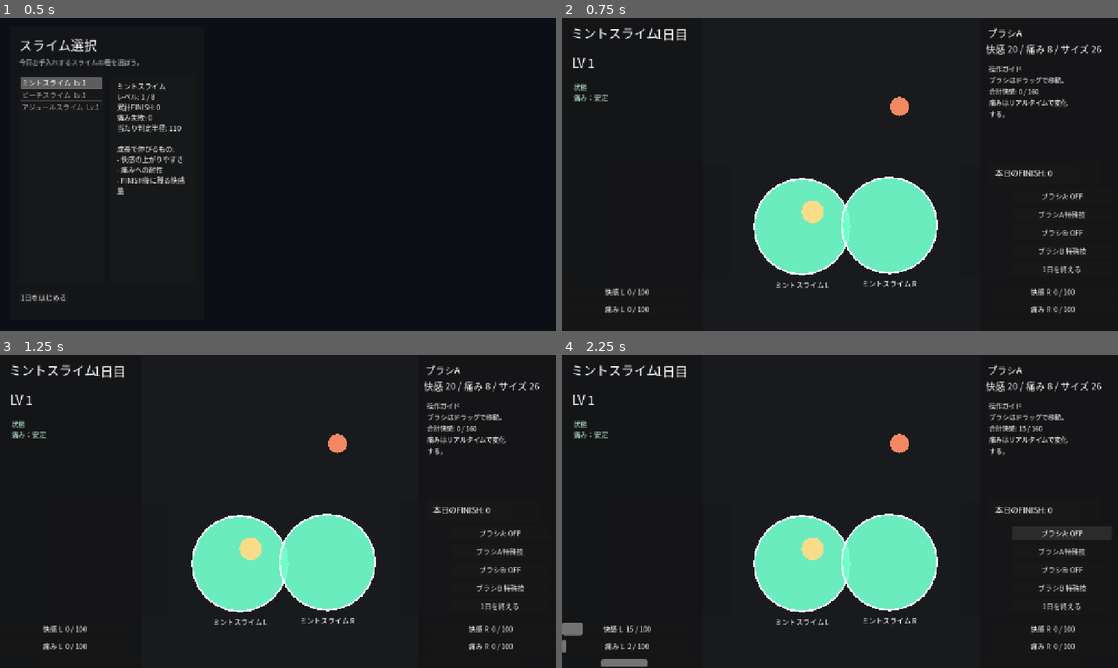
Above: before the commit, frames 1-4 (two rows, left to right).
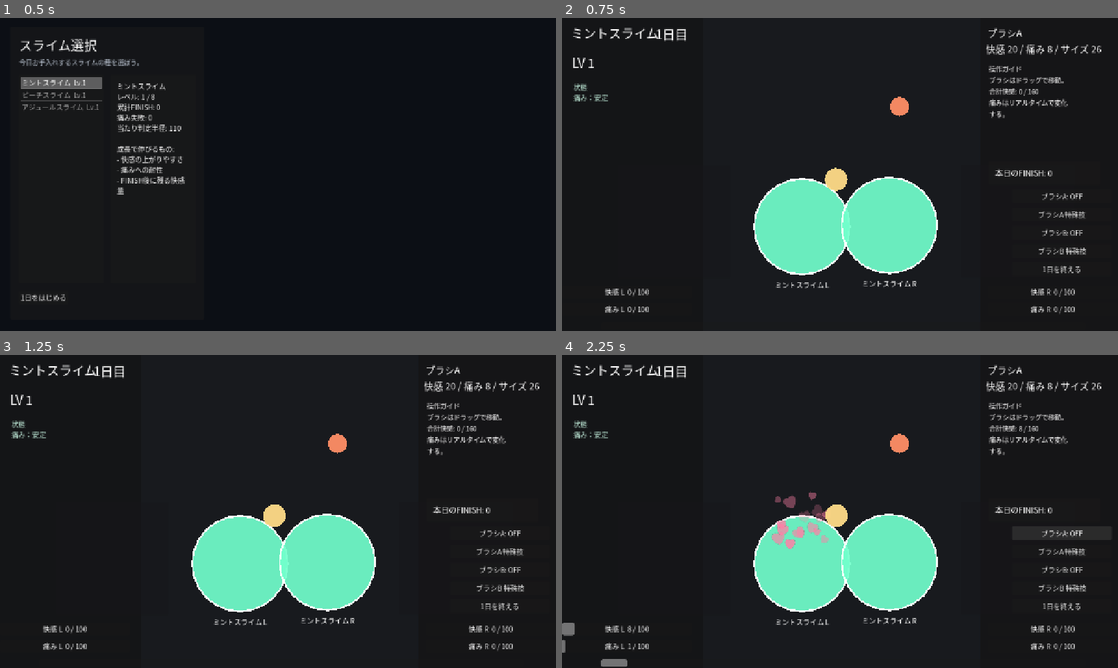
Above: after the commit, the same moments.

Repository: ankored33/slime
Game: Godot game, scene res://scenes/main.tscn
The game is run twice, just before and just after one commit, with the same random seed, the same clock (stepped at 60 frames per second) and the same inputs.
Inputs:
- Up to frame 1 (0.5 s): no input
- Up to frame 2 (0.75 s): click "1日をはじめる" at 0.5 s
- Up to frame 3 (1.25 s): no input
- Up to frame 4 (2.25 s): click "ブラシA: OFF" at 1.25 s; click "ブラシA: ON" at 2 s

Frame 1 is identical in both runs. In frame 2, 0.5% of the frame differs, in the area x 43-52%, y 47-66%; in frame 3, 0.5%; in frame 4, 1.4%, in the area x 0-87%, y 22-100%.

Commit message:
Add heart particles on pleasure contact and brush-slime push-out
- FxTextures.heart() generates a 32x32 heart ImageTexture at startup
  (implicit heart curve, 2x2 supersampled) as placeholder art.
- Each slime gets a runtime CPUParticles2D emitter: hearts rise while
  an active brush touches the slime and its polish exceeds its pain;
  emitters stop on day reset and day end.
- Brushes now collide with slimes: they can sink into the squished
  hit radius but are pushed out to the surface, so the springy hitbox
  is physically tangible instead of pass-through.

Co-Authored-By: Claude Fable 5 <noreply@anthropic.com>

Diff:
--- /dev/null
+++ b/godot/scripts/fx_textures.gd
@@ -0,0 +1,26 @@
+class_name FxTextures
+extends RefCounted
+
+## Runtime-generated placeholder textures. Swap for real art later by
+## assigning a texture in the consuming node instead.
+
+static func heart(size: int = 32) -> ImageTexture:
+	var img := Image.create(size, size, false, Image.FORMAT_RGBA8)
+	for py in range(size):
+		for px in range(size):
+			var inside := 0
+			for sy in range(2):
+				for sx in range(2):
+					var u := (float(px) + 0.25 + 0.5 * float(sx)) / float(size)
+					var v := (float(py) + 0.25 + 0.5 * float(sy)) / float(size)
+					var x := (u - 0.5) * 2.9
+					var y := (0.5 - v) * 2.9 + 0.15
+					if _heart_inside(x, y):
+						inside += 1
+			if inside > 0:
+				img.set_pixel(px, py, Color(1.0, 1.0, 1.0, float(inside) / 4.0))
+	return ImageTexture.create_from_image(img)
+
+static func _heart_inside(x: float, y: float) -> bool:
+	var a := x * x + y * y - 1.0
+	return a * a * a - x * x * y * y * y <= 0.0
--- a/godot/scripts/game_screen.gd
+++ b/godot/scripts/game_screen.gd
@@ -117,6 +117,7 @@
 	_update_slime_squish(delta)
 	_resolve_brush_overlaps()
 	_apply_wall_push_out()
+	_apply_slime_push_out()
 	_check_finish()
 	_check_failure()
 	_update_gauges()
@@ -154,6 +155,7 @@
 		brush.special_time_left = 0.0
 	for slime: SlimeTarget in get_tree().get_nodes_in_group("slime_targets"):
 		slime.reset_pressure()
+		slime.set_hearts_active(false)
 	_update_gauges()
 	_update_brush_controls()
 	_refresh_debug_text()
@@ -186,10 +188,16 @@
 	# Pressure depth uses the base radius so the spring has a stable input.
 	for slime: SlimeTarget in get_tree().get_nodes_in_group("slime_targets"):
 		var deepest := 0.0
+		var touched_by_active := false
 		for brush: Brush in _brush_map.values():
 			var overlap: float = brush.hit_radius + slime.radius - brush.global_position.distance_to(slime.global_position)
 			deepest = maxf(deepest, overlap)
+			if brush.is_active and overlap > 0.0:
+				touched_by_active = true
 		slime.apply_pressure(deepest, delta)
+		var state: Dictionary = _slime_state.get(String(slime.side), {})
+		var polish_winning: bool = float(state.get("polish", 0.0)) > float(state.get("pain", 0.0))
+		slime.set_hearts_active(touched_by_active and polish_winning)
 
 func _apply_brush_effects(brush: Brush, delta: float) -> void:
 	for slime: SlimeTarget in get_tree().get_nodes_in_group("slime_targets"):
@@ -324,6 +332,22 @@
 		for wall in _wall_zones:
 			brush.position = GameRules.push_out_from_rect(brush.position, brush.hit_radius, wall.get_rect())
 
+func _apply_slime_push_out() -> void:
+	# Brushes can sink into the squished radius but never pass through.
+	for brush: Brush in _brush_map.values():
+		for slime: SlimeTarget in get_tree().get_nodes_in_group("slime_targets"):
+			var min_dist: float = brush.hit_radius + slime.get_hit_radius()
+			var delta_vec: Vector2 = brush.position - slime.position
+			var dist := delta_vec.length()
+			if dist >= min_dist:
+				continue
+			if dist <= 0.0001:
+				delta_vec = Vector2.RIGHT
+			brush.position = _clamp_brush_to_playfield(
+				slime.position + delta_vec.normalized() * min_dist,
+				brush
+			)
+
 func _clamp_brush_to_playfield(local_pos: Vector2, brush: Brush) -> Vector2:
 	var play_rect := Rect2(Vector2.ZERO, _playfield.size)
 	return Vector2(
@@ -335,6 +359,8 @@
 	if not _is_running:
 		return
 	_is_running = false
+	for slime: SlimeTarget in get_tree().get_nodes_in_group("slime_targets"):
+		slime.set_hearts_active(false)
 	var banked_finish := GameRules.banked_finish(_day_finish_count, failed_by_pain)
 	day_finished.emit({
 		"species_id": str(_species.get("id", "")),
--- a/godot/scripts/slime_target.gd
+++ b/godot/scripts/slime_target.gd
@@ -27,9 +27,42 @@
 @onready var _sprite: Sprite2D = $Sprite2D
 @onready var _label: Label = $Label
 
+var _hearts: CPUParticles2D
+
 func _ready() -> void:
 	add_to_group("slime_targets")
+	if not Engine.is_editor_hint():
+		_setup_heart_particles()
 	_sync_visuals()
+
+func _setup_heart_particles() -> void:
+	_hearts = CPUParticles2D.new()
+	_hearts.name = "HeartParticles"
+	_hearts.emitting = false
+	_hearts.amount = 24
+	_hearts.lifetime = 1.2
+	_hearts.local_coords = false
+	_hearts.texture = FxTextures.heart()
+	_hearts.emission_shape = CPUParticles2D.EMISSION_SHAPE_SPHERE
+	_hearts.direction = Vector2.UP
+	_hearts.spread = 25.0
+	_hearts.initial_velocity_min = 60.0
+	_hearts.initial_velocity_max = 120.0
+	_hearts.gravity = Vector2(0.0, -40.0)
+	_hearts.scale_amount_min = 0.6
+	_hearts.scale_amount_max = 1.2
+	_hearts.angular_velocity_min = -90.0
+	_hearts.angular_velocity_max = 90.0
+	_hearts.color = Color(1.0, 0.5, 0.65, 1.0)
+	var fade := Gradient.new()
+	fade.set_color(0, Color(1.0, 1.0, 1.0, 1.0))
+	fade.set_color(1, Color(1.0, 1.0, 1.0, 0.0))
+	_hearts.color_ramp = fade
+	add_child(_hearts)
+
+func set_hearts_active(on: bool) -> void:
+	if _hearts != null:
+		_hearts.emitting = on
 
 const SQUISH_STIFFNESS := 70.0
 const SQUISH_DAMPING := 5.0
@@ -109,6 +142,9 @@
 		_sprite.visible = false
 		_body.visible = true
 		_outline.visible = true
+	if _hearts != null:
+		_hearts.emission_sphere_radius = radius * 0.6
+		_hearts.position = Vector2(0.0, -radius * 0.3)
 	_label.text = display_name
 	_label.position = Vector2(-radius, radius + 12.0)
 	_label.size = Vector2(radius * 2.0, 28.0)
Not shown, added: godot/scripts/fx_textures.gd.uid
